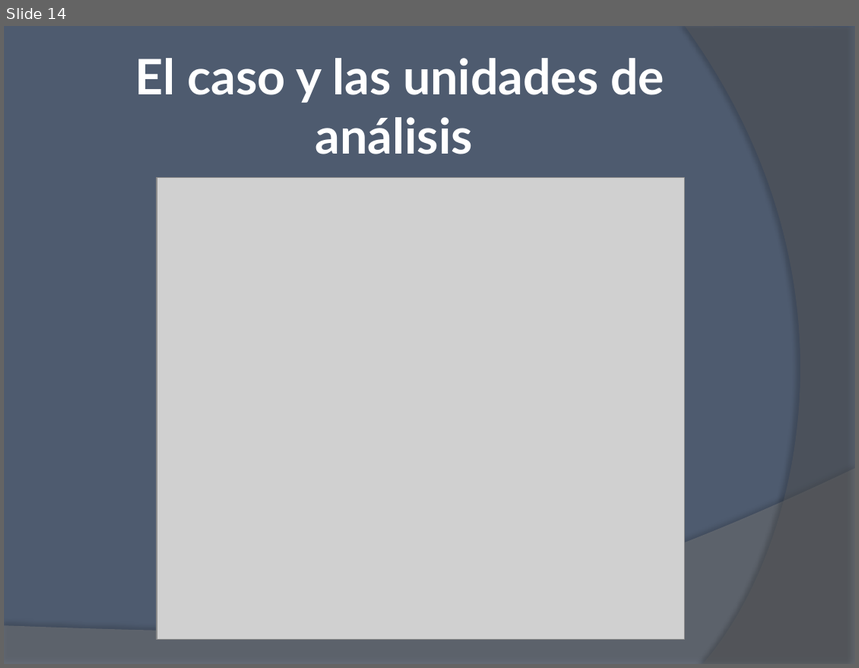
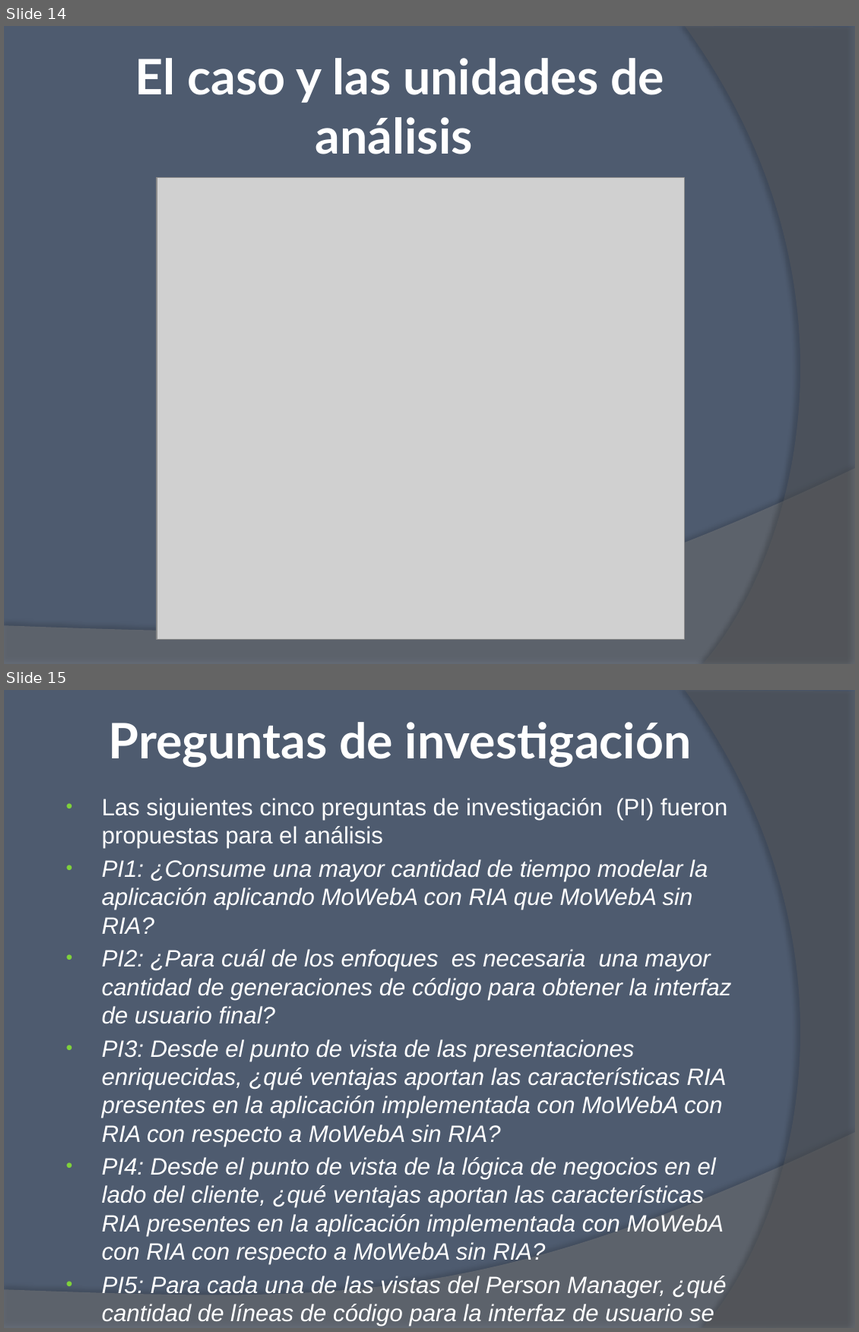
Before and after one commit to ivalop81/Capitulos, a slide deck: Presentación final/Presentacion final.pptx. Shown one above the other, each under a label of ours: slide 14 before the commit, slides 14 and 15 after it. The pictures are 859x668 and 859x1332 pixels, drawn with LibreOffice and Linux fonts; fonts in the diff are those of the drawing; grey boxes stand for pictures. Boxes give left, top, right and bottom in pixels: in the first picture for what was removed or moved away, otherwise in the second. Text is boxed around its words. In the diff, an @@ line names an element or a change of style, - is before the commit and + after.

```diff
--- a/Presentación final/Presentacion final.pptx
+++ b/Presentación final/Presentacion final.pptx
@@ slide 15 added at (4,690,855,1328), background #4E5B6F; not listed: 2 template elements that a slide beside it also shows @@
@@ title added at (109,722,691,768), 41.4 pt, text #FFFFFF, bold @@
+Preguntas de investigación
@@ text added at (102,798,731,1326), 20 pt, text #FFFFFF, italic @@
+• Las siguientes cinco preguntas de investigación (PI) fueron propuestas para el análisis
+• PI1: ¿Consume una mayor cantidad de tiempo modelar la aplicación aplicando MoWebA con RIA que MoWebA sin RIA?
+• PI2: ¿Para cuál de los enfoques es necesaria una mayor cantidad de generaciones de código para obtener la interfaz de usuario final?
+• PI3: Desde el punto de vista de las presentaciones enriquecidas, ¿qué ventajas aportan las características RIA presentes en la aplicación implementada con MoWebA con RIA con respecto a MoWebA sin RIA?
+• PI4: Desde el punto de vista de la lógica de negocios en el lado del cliente, ¿qué ventajas aportan las características RIA presentes en la aplicación implementada con MoWebA con RIA con respecto a MoWebA sin RIA?
+• PI5: Para cada una de las vistas del Person Manager, ¿qué cantidad de líneas de código para la interfaz de usuario se pudieron generar de manera automática a partir de los modelos, en cada uno de los enfoques implementados?
```
Also in this commit, not shown: 5 other slides added, 5 other files.
